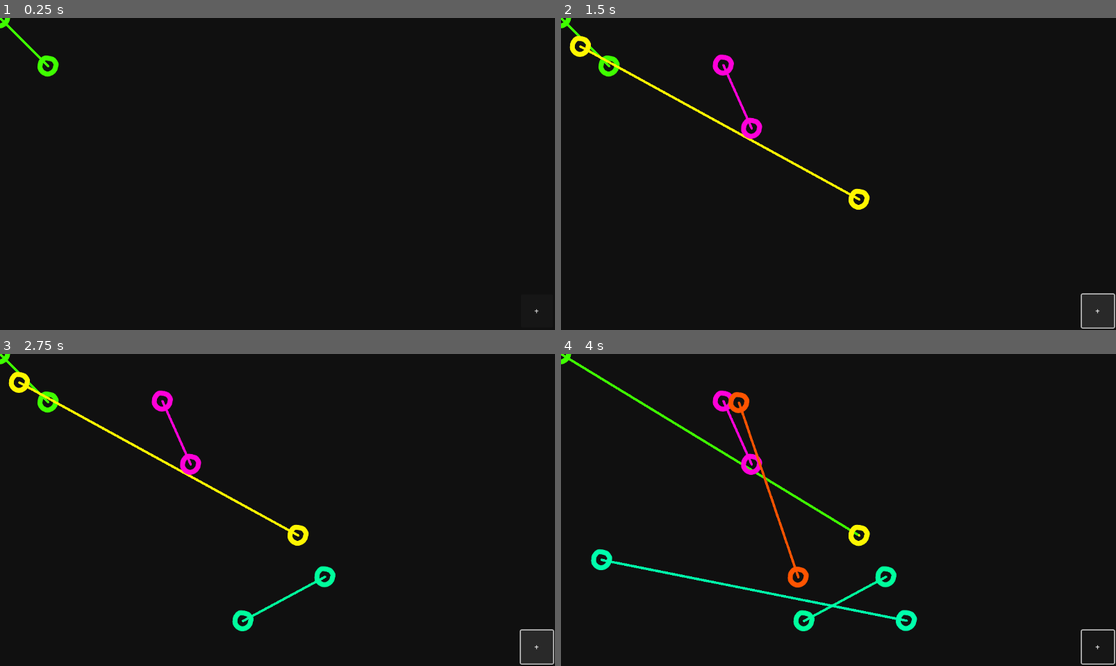
Above: before the commit, frames 1-4 (two rows, left to right).
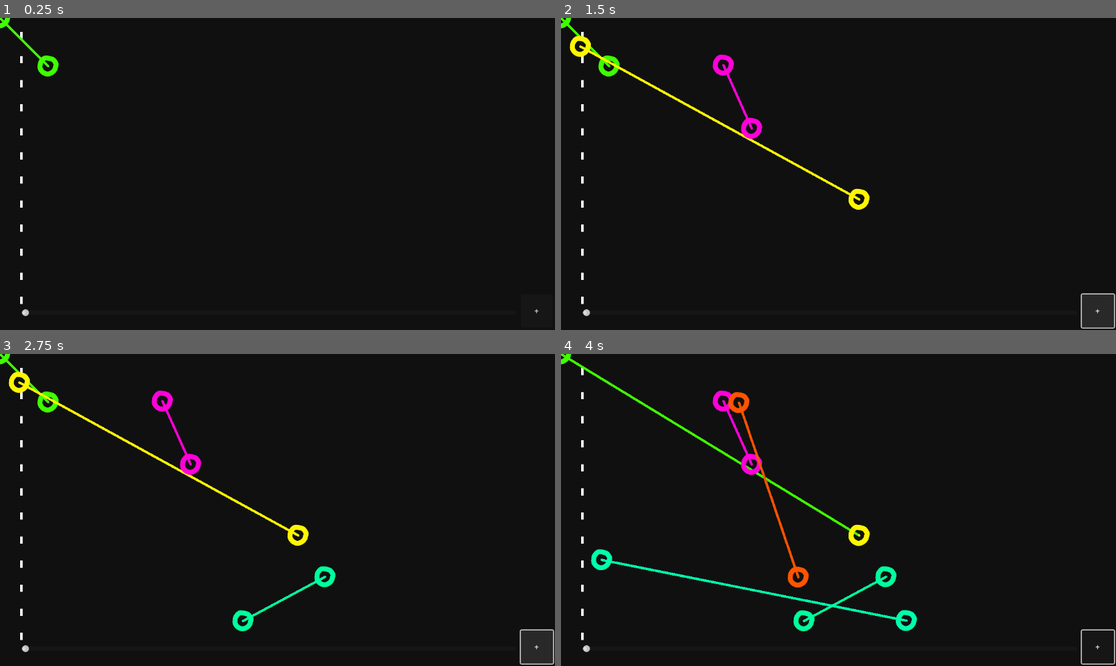
Above: after the commit, the same moments.

Repository: Graicc/sweep-line
Game: Godot game, scene res://node_2d.tscn
Same seed, same stepped clock (60 frames per second), same inputs: the game is played once before the commit and once after it.
Inputs (mouse positions are in pixels of both pictures, inside the frame that each line leads up to):
- Up to frame 1 (0.25 s): no input
- Up to frame 2 (1.5 s): click "+" at 0.5 s; click "+" at 1.25 s
- Up to frame 3 (2.75 s): click "+" at 2 s
- Up to frame 4 (4 s): tap Enter at 2.75 s; drag from (610, 400) to (860, 534) at 2.77 s; tap Space at 3.5 s; drag from (583, 382) to (860, 534) at 3.52 s

The runs differ from the first frame. In frame 1, 0.2% of the frame differs, in the area x 3-6%, y 4-96%; in frame 2, 0.2%; in frame 3, 0.2%; in frame 4, 0.2%.

Commit message:
Add slider for sweeping line

Diff:
--- a/line_manager.gd
+++ b/line_manager.gd
@@ -6,9 +6,10 @@
 
 func add_line(start: Vector2, end: Vector2):
 	var line = line_scene.instantiate() as Node2D
-	#line.position = start
+	# Call initialize on `line_dragger.gd`
 	line.initialize(start, end)
 
+	# Add as a child of ourselves
 	add_child(line)
 	lines.append(line)
 
--- a/node_2d.tscn
+++ b/node_2d.tscn
@@ -1,7 +1,9 @@
-[gd_scene load_steps=3 format=3 uid="uid://btby7vyslwamg"]
+[gd_scene load_steps=5 format=3 uid="uid://btby7vyslwamg"]
 
 [ext_resource type="Script" path="res://line_manager.gd" id="1_n038c"]
 [ext_resource type="PackedScene" uid="uid://cydb6j4yh5jv7" path="res://Line.tscn" id="2_0viv0"]
+[ext_resource type="Script" path="res://slider.gd" id="3_2tuu5"]
+[ext_resource type="Texture2D" uid="uid://c252k160vuq3o" path="res://Dash.png" id="4_fv64i"]
 
 [node name="Line manager" type="Node2D"]
 script = ExtResource("1_n038c")
@@ -14,4 +16,23 @@
 offset_bottom = 643.0
 text = "+"
 
+[node name="Slider" type="Node2D" parent="."]
+script = ExtResource("3_2tuu5")
+
+[node name="Line2D" type="Line2D" parent="Slider"]
+texture_filter = 1
+texture_repeat = 2
+points = PackedVector2Array(431, 277, 387, 343)
+width = 5.0
+texture = ExtResource("4_fv64i")
+texture_mode = 1
+
+[node name="HSlider" type="HSlider" parent="Slider"]
+offset_left = 45.0
+offset_top = 604.0
+offset_right = 1072.0
+offset_bottom = 620.0
+max_value = 1.0
+step = 0.0
+
 [connection signal="pressed" from="Button" to="." method="_on_button_pressed"]
--- /dev/null
+++ b/slider.gd
@@ -0,0 +1,22 @@
+extends Node2D
+
+@onready var line_renderer = $Line2D
+@onready var slider = $HSlider
+
+# Called when the node enters the scene tree for the first time.
+func _ready():
+	pass # Replace with function body.
+
+
+# Called every frame. 'delta' is the elapsed time since the previous frame.
+func _process(delta):
+	# Compute position of slider in world space
+	var pos = slider.global_position + Vector2.RIGHT * slider.value * slider.size
+
+	# Give it some offset from
+	pos += Vector2(0, -10)
+
+	# Update the dotted line
+	line_renderer.points = [pos, pos + Vector2.UP * 1000]
+
+	pass
Binary file added: Dash.png
Not shown, added: Dash.png.import
